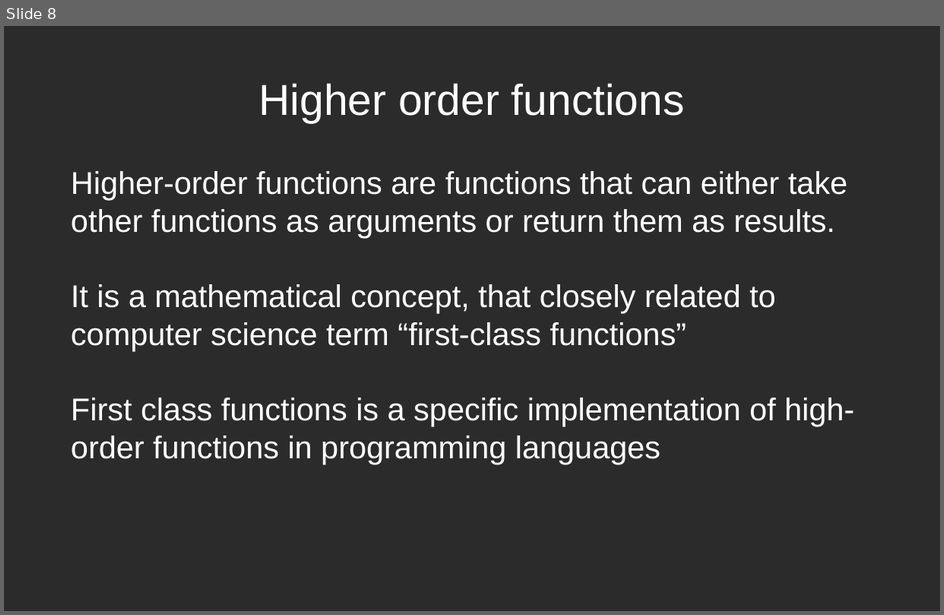
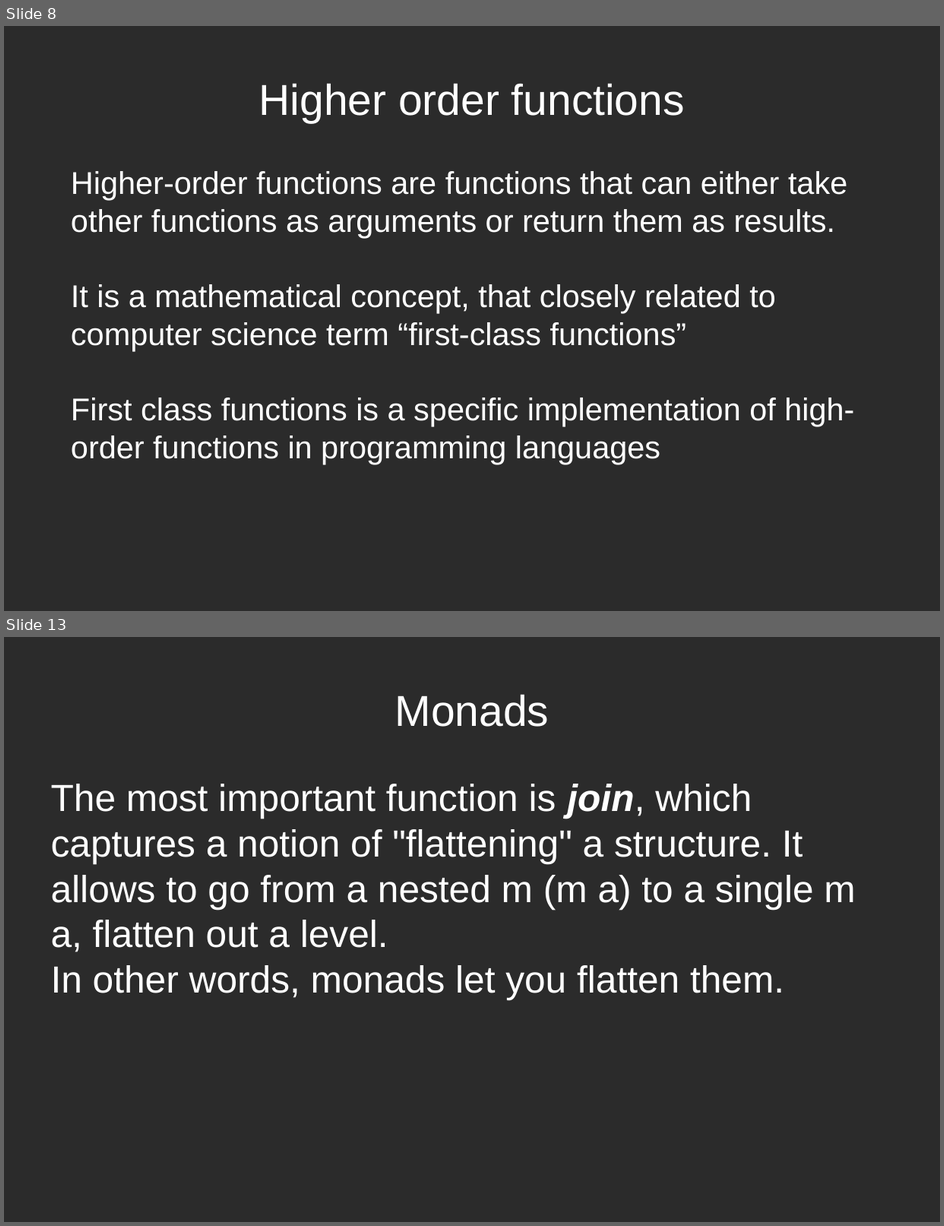
Before and after one commit to fkryvyts/functional_programming, a slide deck: documentation/presentation.odp. Shown one above the other, each under a label of ours: slide 8 before the commit, slides 8 and 13 after it; the slides between them are not shown. The pictures are 944x615 and 944x1226 pixels, drawn with LibreOffice and Linux fonts; fonts in the diff are those of the drawing; background and template pictures are left out; a plain dark background stands for a picture behind light text. Boxes give left, top, right and bottom in pixels: in the first picture for what was removed or moved away, otherwise in the second. Text is boxed around its words. In the diff, an @@ line names an element or a change of style, - is before the commit and + after.

```diff
--- a/documentation/presentation.odp
+++ b/documentation/presentation.odp
@@ slide 13 added at (4,637,940,1222), background picture (left out) @@
@@ title added at (395,694,550,727), 36.7 pt, text #FFFFFF @@
+Monads
@@ subtitle added at (51,784,855,1000), 32 pt, text #FFFFFF @@
+The most important function is join, which captures a notion of "flattening" a structure. It allows to go from a nested m (m a) to a single m a, flatten out a level.
+In other words, monads let you flatten them.
```
Also in this commit, not shown: 5 other slides added.
